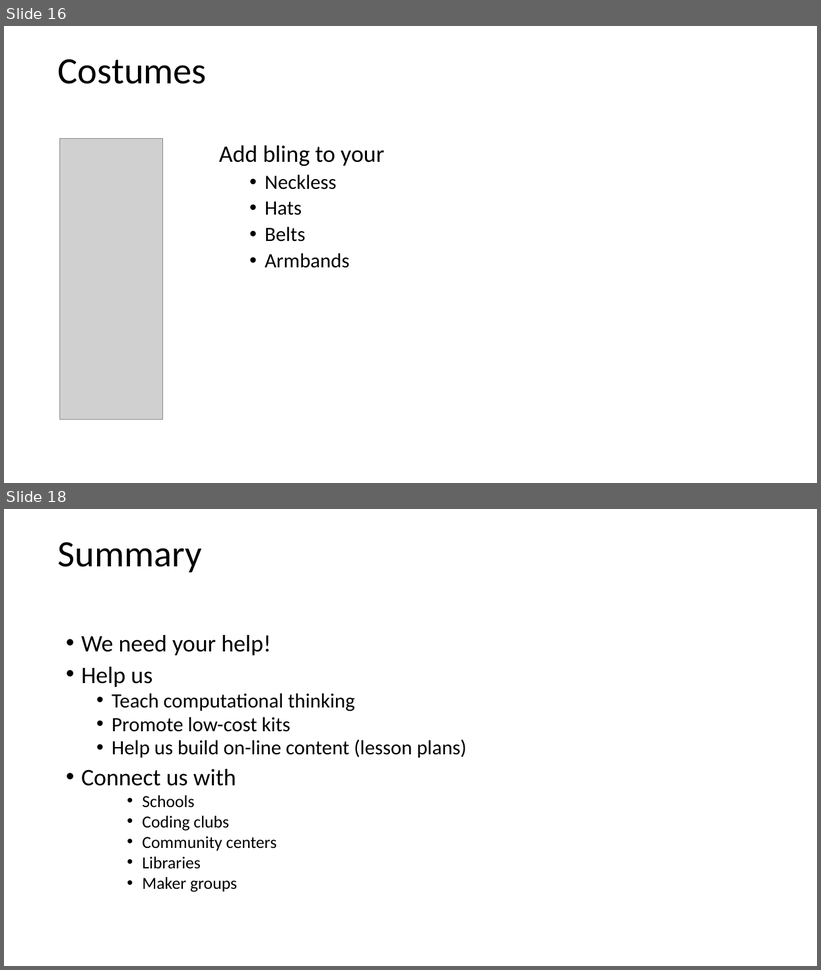
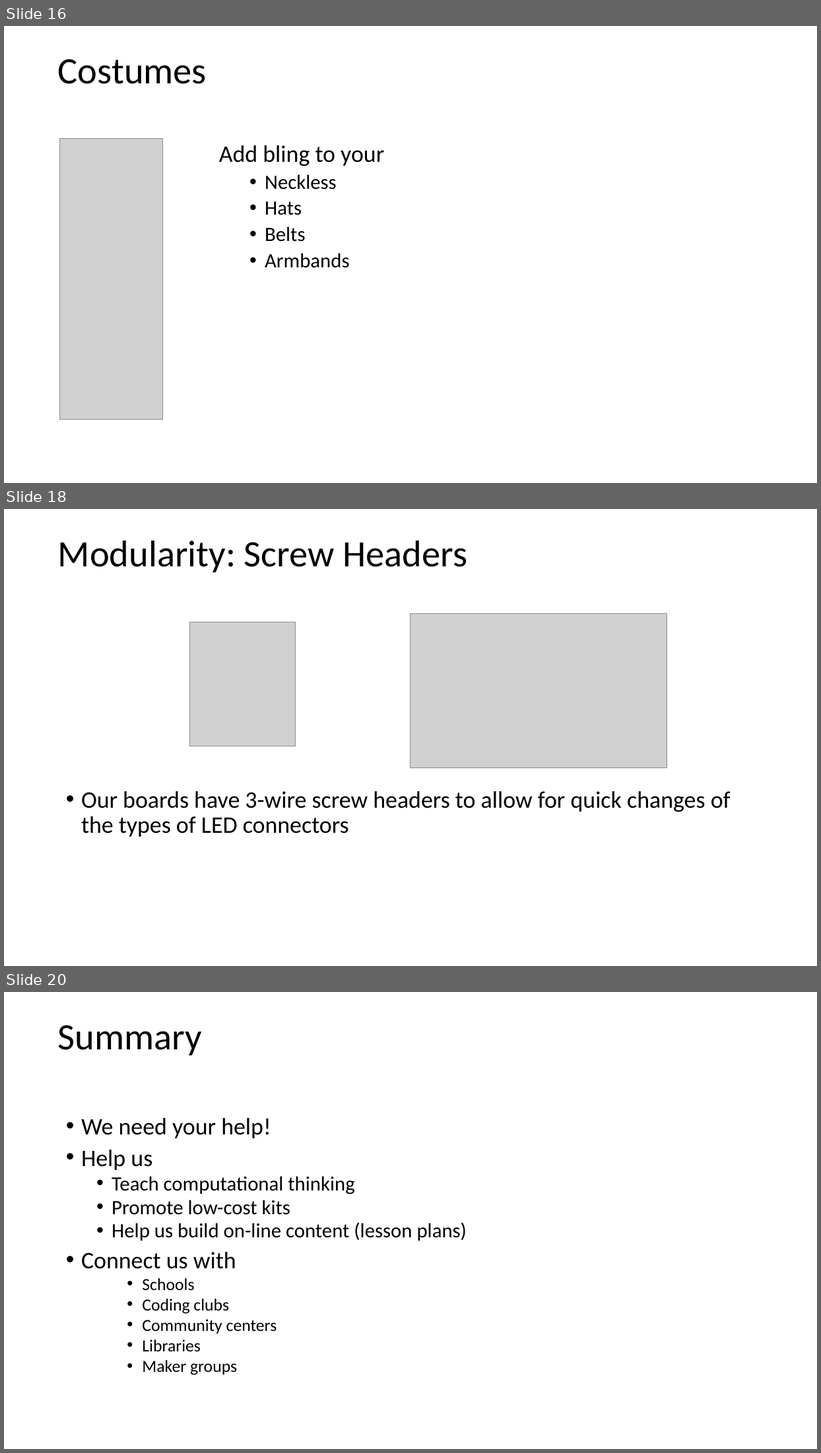
Before and after one commit to dmccreary/moving-rainbow, a slide deck: slides/led-strips-for-computational-thinking.pptx. Shown one above the other, each under a label of ours: slides 16 and 18 before the commit, slides 16, 18 and 20 after it; the slides between them are not shown. The pictures are 821x970 and 821x1453 pixels, drawn with LibreOffice and Linux fonts; fonts in the diff are those of the drawing; grey boxes stand for pictures; background and template pictures are left out. Boxes give left, top, right and bottom in pixels: in the first picture for what was removed or moved away, otherwise in the second. Text is boxed around its words. In the diff, an @@ line names an element or a change of style, - is before the commit and + after.

```diff
--- a/slides/led-strips-for-computational-thinking.pptx
+++ b/slides/led-strips-for-computational-thinking.pptx
@@ slide 18 added at bbox=[4, 509, 817, 966], background #FFFFFF @@
@@ title added at bbox=[58, 540, 468, 572], 44 pt, text #000000 @@
+Modularity: Screw Headers
@@ picture added at bbox=[189, 623, 296, 747] @@
@@ picture added at bbox=[411, 613, 667, 768] @@
@@ text added at bbox=[81, 791, 731, 837], 28 pt, text #000000 @@
+• Our boards have 3-wire screw headers to allow for quick changes of the types of LED connectors
@@ what was slide 18 is now slide 20 @@
```
Also in this commit, not shown: 1 slide changed, 1 other slide added, 11 other files.
